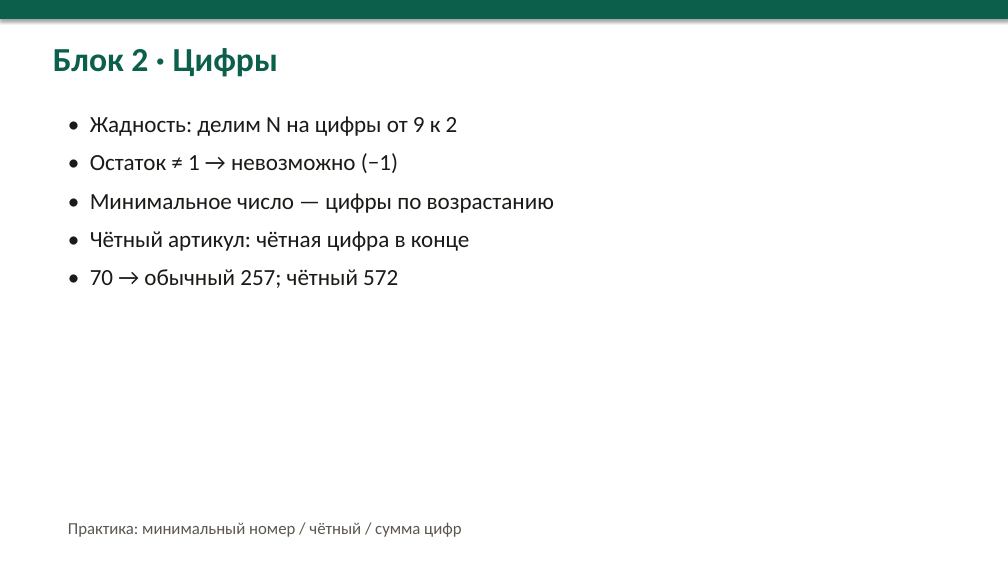
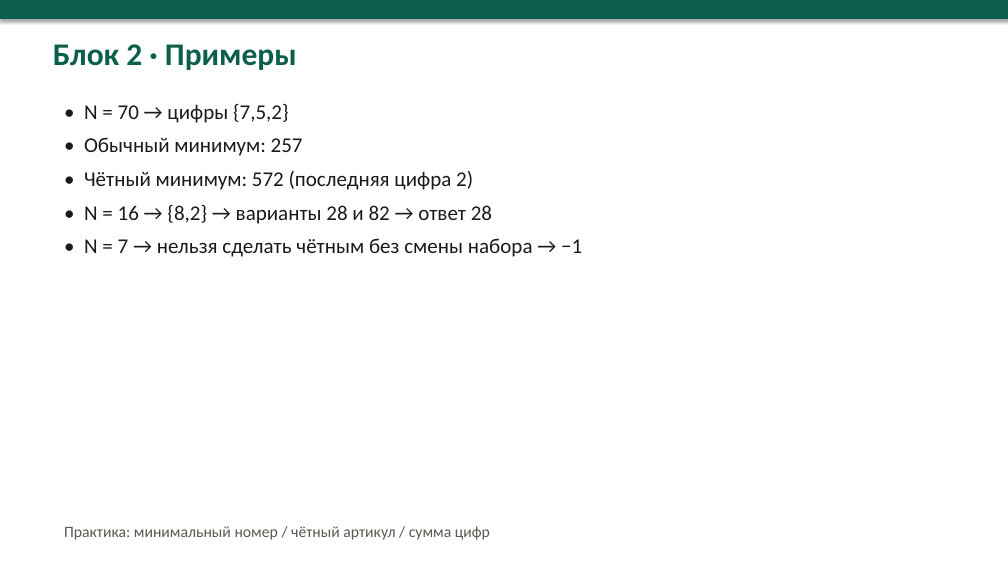
Before and after one commit to NastyaKL95/plan, a slide deck: slide 11 of informatika-mun-26-27/office/Prezentaciya_podgotovka_12h.pptx (slide 5 before the commit). Drawn at 1008x567 pixels with LibreOffice and Linux fonts; fonts in the diff are those of the drawing. Boxes give left, top, right and bottom in pixels: in the first picture for what was removed or moved away, otherwise in the second. Text is boxed around its words. In the diff, an @@ line names an element or a change of style, - is before the commit and + after.

```diff
--- a/informatika-mun-26-27/office/Prezentaciya_podgotovka_12h.pptx
+++ b/informatika-mun-26-27/office/Prezentaciya_podgotovka_12h.pptx
@@ text at box(53, 44, 297, 70): text changed; size 32 to 30 pt @@
-Блок 2 · Цифры
+Блок 2 · Примеры
@@ text at box(84, 104, 582, 257): text changed; size 22 to 20 pt @@
-• Жадность: делим N на цифры от 9 к 2
-• Остаток ≠ 1 → невозможно (−1)
-• Минимальное число — цифры по возрастанию
-• Чётный артикул: чётная цифра в конце
-• 70 → обычный 257; чётный 572
+• N = 70 → цифры {7,5,2}
+• Обычный минимум: 257
+• Чётный минимум: 572 (последняя цифра 2)
+• N = 16 → {8,2} → варианты 28 и 82 → ответ 28
+• N = 7 → нельзя сделать чётным без смены набора → −1
@@ text at box(64, 526, 490, 540): text changed; size 16 to 15 pt @@
-Практика: минимальный номер / чётный / сумма цифр
+Практика: минимальный номер / чётный артикул / сумма цифр
```
Also in this commit, not shown: 7 other slides changed, 18 slides added, 5 slides removed, 13 other files.
